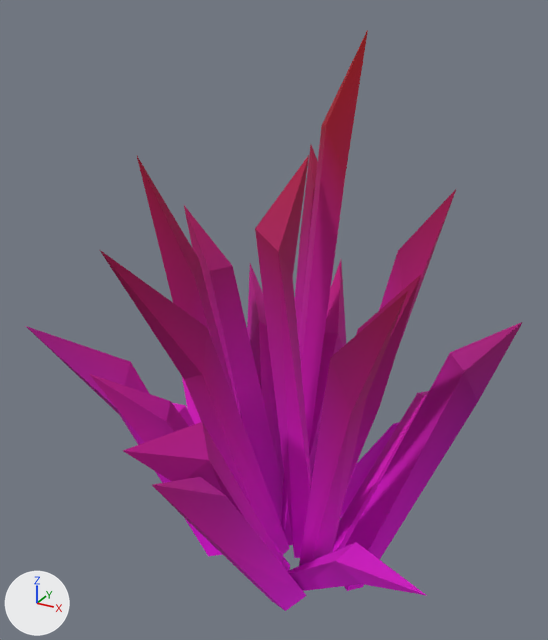
The glTF model assets/synty/synty-plant-grass-05.gltf: old version first, new version second.
One viewpoint serves both versions: a camera (50 mm lens) standing at (0.46, -0.808, 0.783) and looking at (0.009, 0.011, 0.374). The lights are fixed; the arrows at lower left show +X, +Y and +Z. The older version comes first. Vertices at exactly the same position are counted once.

Objects in the first picture: 'SM_Plant_Grass_05'.
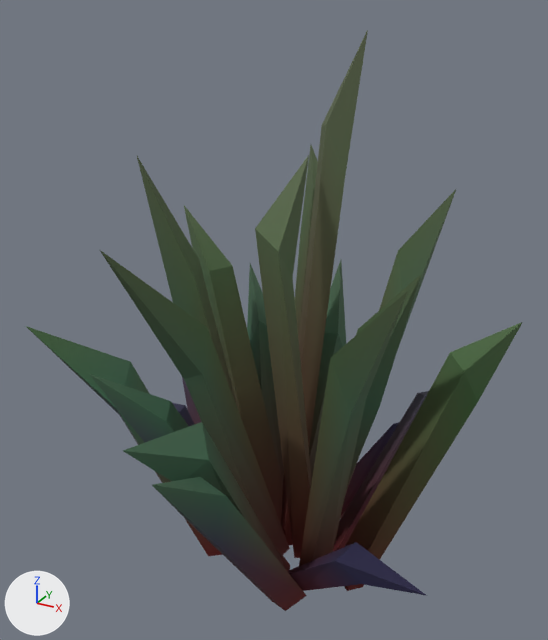
Edits to the bpy script that builds the scene:
```text
Add img_image_0:
    img_image_0 = load_image('Image_0', '_unpacked/Image_0', 512, 512, 'sRGB')
Change mat_tree:
    add n3 = _N.new('ShaderNodeMix'); n3.name = 'Mix'
    add n3.data_type = 'RGBA'
    add n3.blend_type = 'MULTIPLY'
    add n3.inputs[0].default_value = 1.0  # 'Factor'
    add n4 = _N.new('ShaderNodeTexImage'); n4.name = 'Image Texture'
    add n4.image = img_image_0
    where n2 = _N.new('ShaderNodeVertexColor'); n2.name = 'Color Attribute'
    where n0 = _N.new('ShaderNodeBsdfPrincipled'); n0.name = 'Principled BSDF'
    remove _L.new(n2.outputs[0], n0.inputs[0])  # 'Color' to 'Base Color'
    add _L.new(n3.outputs[2], n0.inputs[0])  # 'Result' to 'Base Color'
    add _L.new(n2.outputs[0], n3.inputs[7])  # 'Color' to 'B'
    add _L.new(n4.outputs[0], n3.inputs[6])  # 'Color' to 'A'
Change me_sm_plant_grass_05:
    where me_sm_plant_grass_05.from_pydata(...)  # 207 vertices, 322 faces; spans x -0.314..0.314, y -0.318..0.318, z -0.006..0.729
    used by ob_sm_plant_grass_05; location = (0.0, 0.0, 0.0)
    me_sm_plant_grass_05 part 1: 92 faces centred in x -0.147..0.199, y -0.147..0.188, z 0.033..0.201 are repainted in the vertex colours; the middle colour goes from pink #ff00f7 to red #ff1111
    me_sm_plant_grass_05 part 2: 32 faces centred in x -0.192..0.178, y -0.189..0.216, z 0.069..0.162 are repainted in the vertex colours; the middle colour goes from pink #d800cc to purple #9d66ff
    me_sm_plant_grass_05 part 3: 32 faces centred in x -0.248..0.232, y -0.262..0.272, z 0.113..0.277 are repainted in the vertex colours; the middle colour goes from pink #d800ba to blue #9382ff
    me_sm_plant_grass_05 part 4: 120 faces centred in x -0.237..0.287, y -0.253..0.279, z 0.162..0.646 are repainted in the vertex colours; the middle colour goes from pink #bd0082 to pale green #d7fbf4
```

Changed parts and their boxes (x1, y1, x2, y2) in the pictures (548 x 640 px):
'SM_Plant_Grass_05', surface changed, recoloured (purple to green)
    both: (26, 30, 523, 611)
part 1 of me_sm_plant_grass_05, recoloured
    both: (118, 130, 476, 611)
part 2 of me_sm_plant_grass_05, recoloured
    both: (118, 377, 426, 596)
part 3 of me_sm_plant_grass_05, recoloured
    both: (90, 375, 429, 596)
part 4 of me_sm_plant_grass_05, recoloured (darker)
    both: (26, 30, 523, 589)
